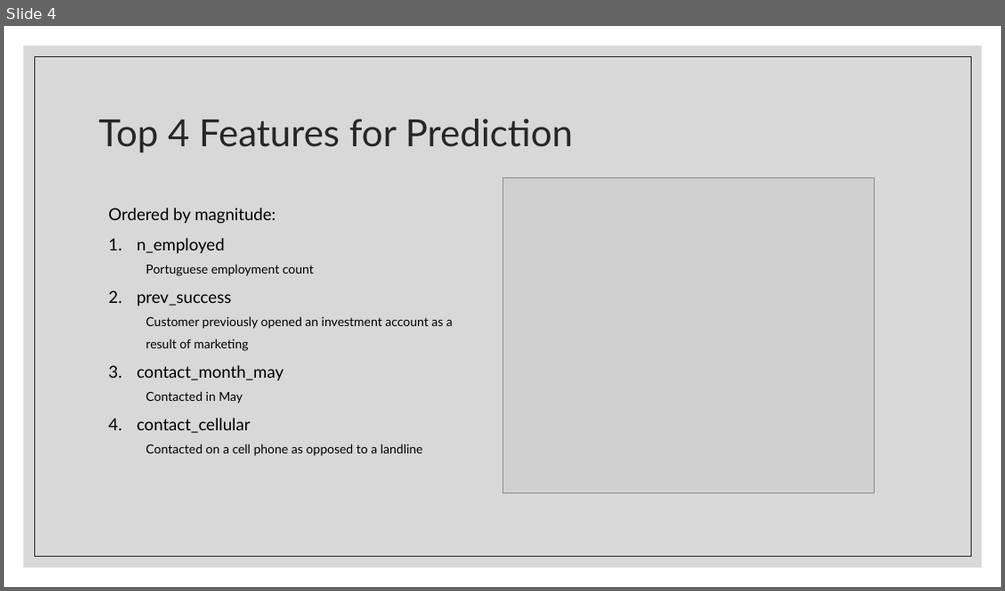
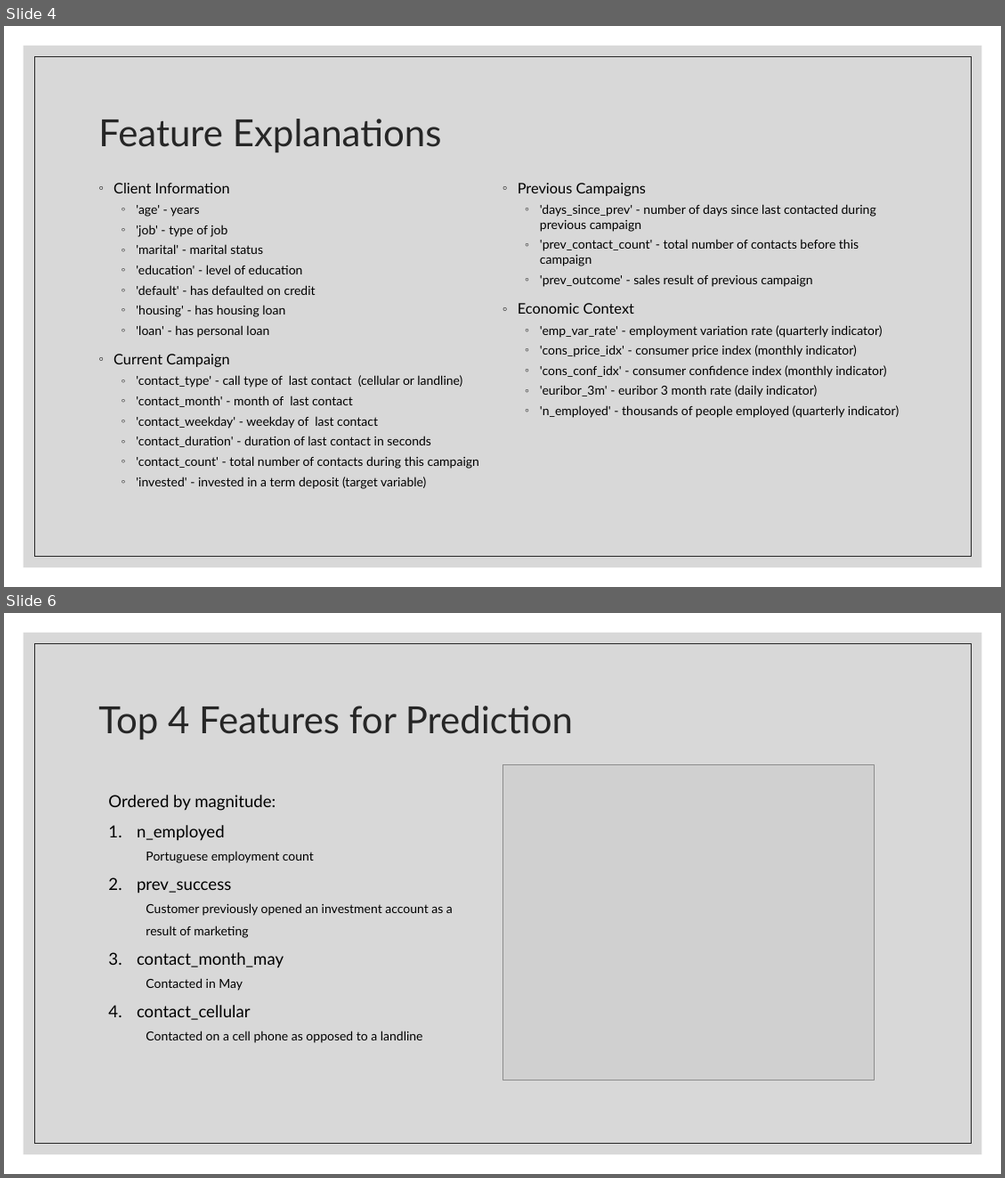
Before and after one commit to ndgigliotti/dsc-phase-3-project, a slide deck: presentation/predicting_bank_telemarketing_sales.pptx. Shown one above the other, each under a label of ours: slide 4 before the commit, slides 4 and 6 after it; the slides between them are not shown. The pictures are 1005x591 and 1005x1178 pixels, drawn with LibreOffice and Linux fonts; fonts in the diff are those of the drawing; grey boxes stand for pictures. Boxes give left, top, right and bottom in pixels: in the first picture for what was removed or moved away, otherwise in the second. Text is boxed around its words. In the diff, an @@ line names an element or a change of style, - is before the commit and + after.

```diff
--- a/presentation/predicting_bank_telemarketing_sales.pptx
+++ b/presentation/predicting_bank_telemarketing_sales.pptx
@@ slide 4 added at [4,26,1001,587], background #FFFFFF; not listed: 2 template elements that a slide beside it also shows @@
@@ title added at [98,119,442,152], 36 pt, text #262626 @@
+Feature Explanations
@@ text added at [113,183,898,489], 12 pt, text #000000 @@
+◦ Client Information
+  ◦ 'age' - years
+  ◦ 'job' - type of job
+  ◦ 'marital' - marital status
+  ◦ 'education' - level of education
+  ◦ 'default' - has defaulted on credit
+  ◦ 'housing' - has housing loan
+  ◦ 'loan' - has personal loan
+◦ Current Campaign
+  ◦ 'contact_type' - call type of last contact (cellular or landline)
+  ◦ 'contact_month' - month of last contact
+  ◦ 'contact_weekday' - weekday of last contact
+  ◦ 'contact_duration' - duration of last contact in seconds
+  ◦ 'contact_count' - total number of contacts during this campaign
+  ◦ 'invested' - invested in a term deposit (target variable)
+◦ Previous Campaigns
+  ◦ 'days_since_prev' - number of days since last contacted during previous campaign
+  ◦ 'prev_contact_count' - total number of contacts before this campaign
+  ◦ 'prev_outcome' - sales result of previous campaign
+◦ Economic Context
+  ◦ 'emp_var_rate' - employment variation rate (quarterly indicator)
+  ◦ 'cons_price_idx' - consumer price index (monthly indicator)
+  ◦ 'cons_conf_idx' - consumer confidence index (monthly indicator)
+  ◦ 'euribor_3m' - euribor 3 month rate (daily indicator)
+  ◦ 'n_employed' - thousands of people employed (quarterly indicator)
@@ what was slide 4 is now slide 6 @@
```
Also in this commit, not shown: 3 slides changed, 1 other slide added, 4 other files.
